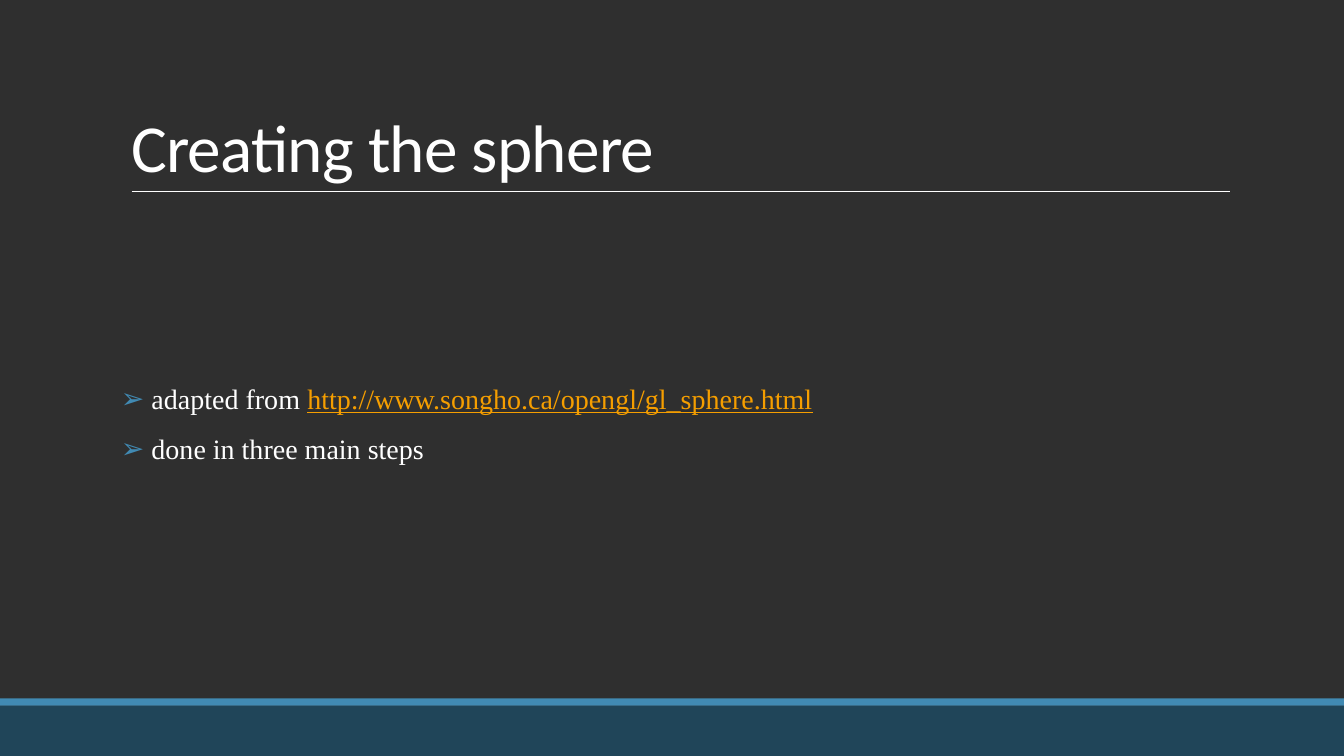
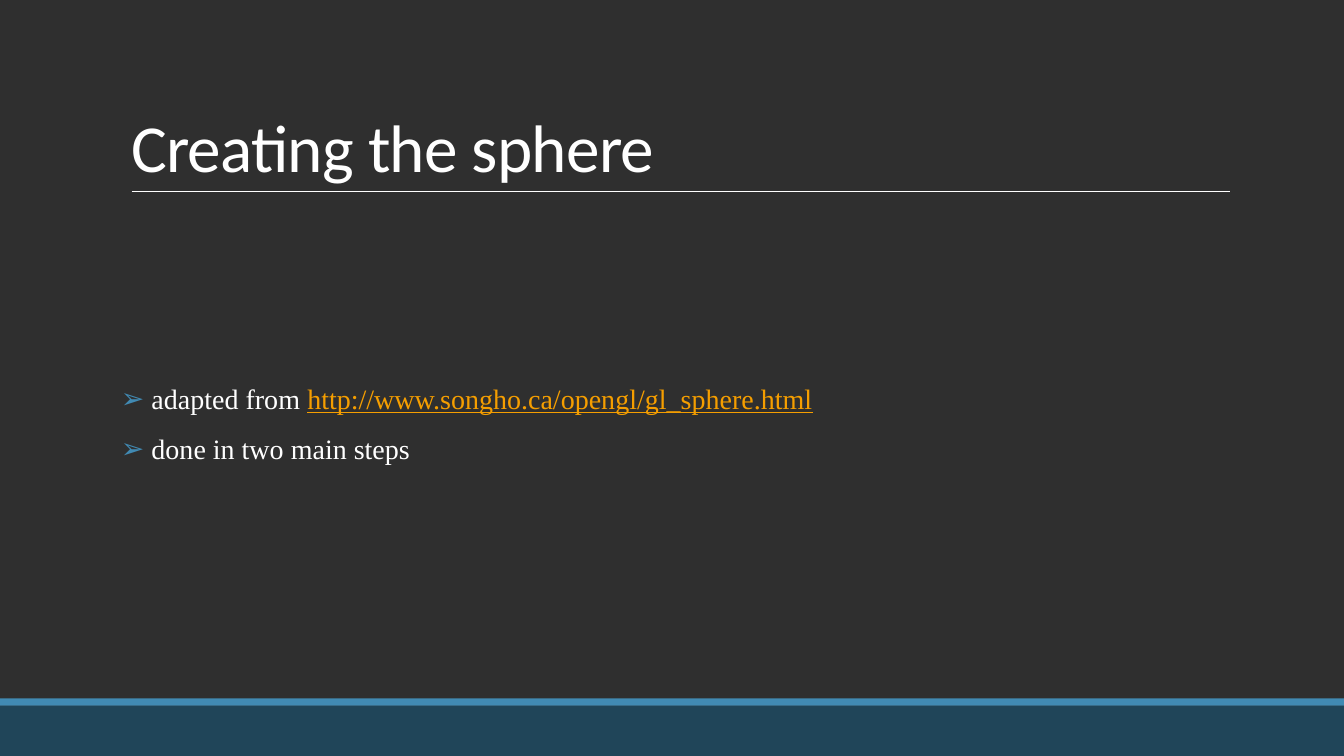
Before and after one commit to chucknuris/BallWall, a slide deck: slide 10 of presentation/ballwall.pptx. Drawn at 1344x756 pixels with LibreOffice and Linux fonts; fonts in the diff are those of the drawing. Boxes give left, top, right and bottom in pixels: in the first picture for what was removed or moved away, otherwise in the second. Text is boxed around its words. In the diff, an @@ line names an element or a change of style, - is before the commit and + after.

Commit message:
final presentation and Doc

```diff
--- a/presentation/ballwall.pptx
+++ b/presentation/ballwall.pptx
@@ text at box(151, 439, 410, 464): text changed @@
-➢ done in three main steps
+➢ done in two main steps
```
Also in this commit, not shown: 1 slide added, 5 slides removed, 2 other files.
